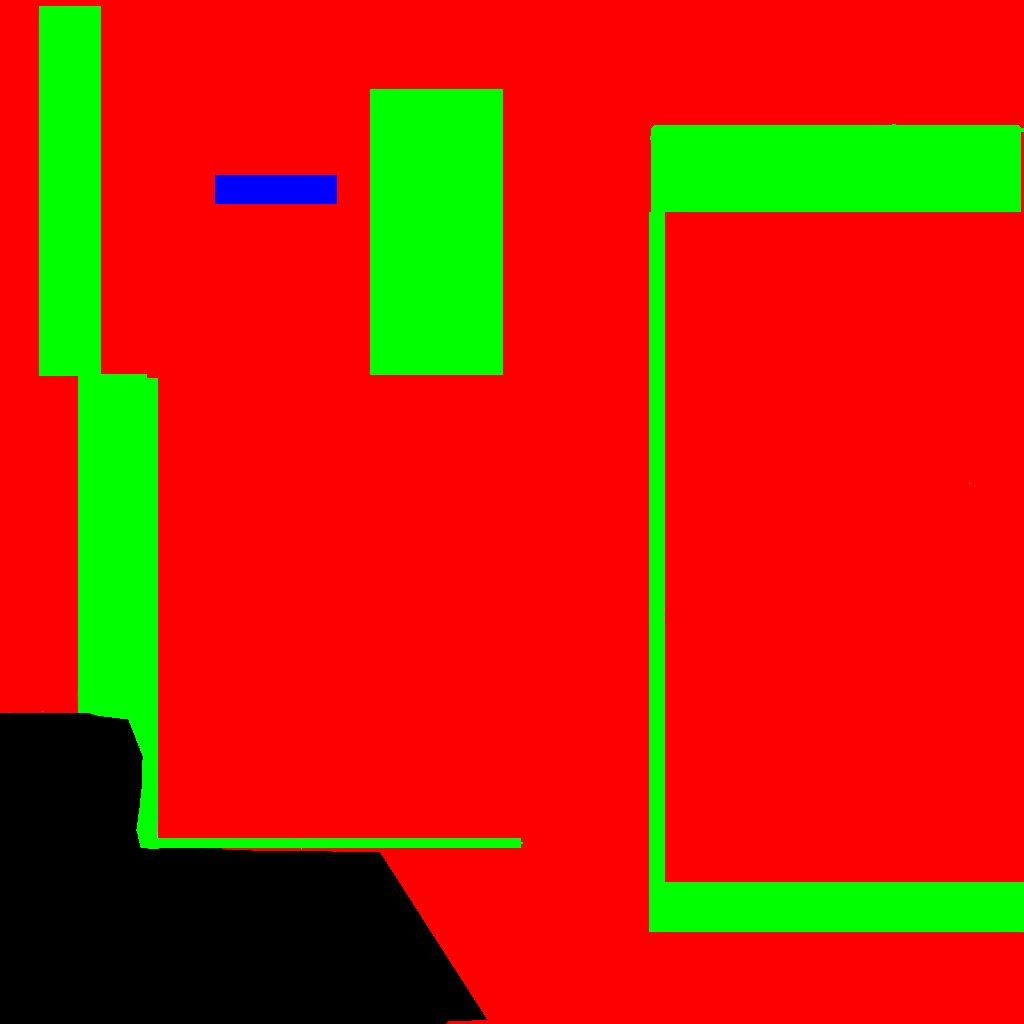
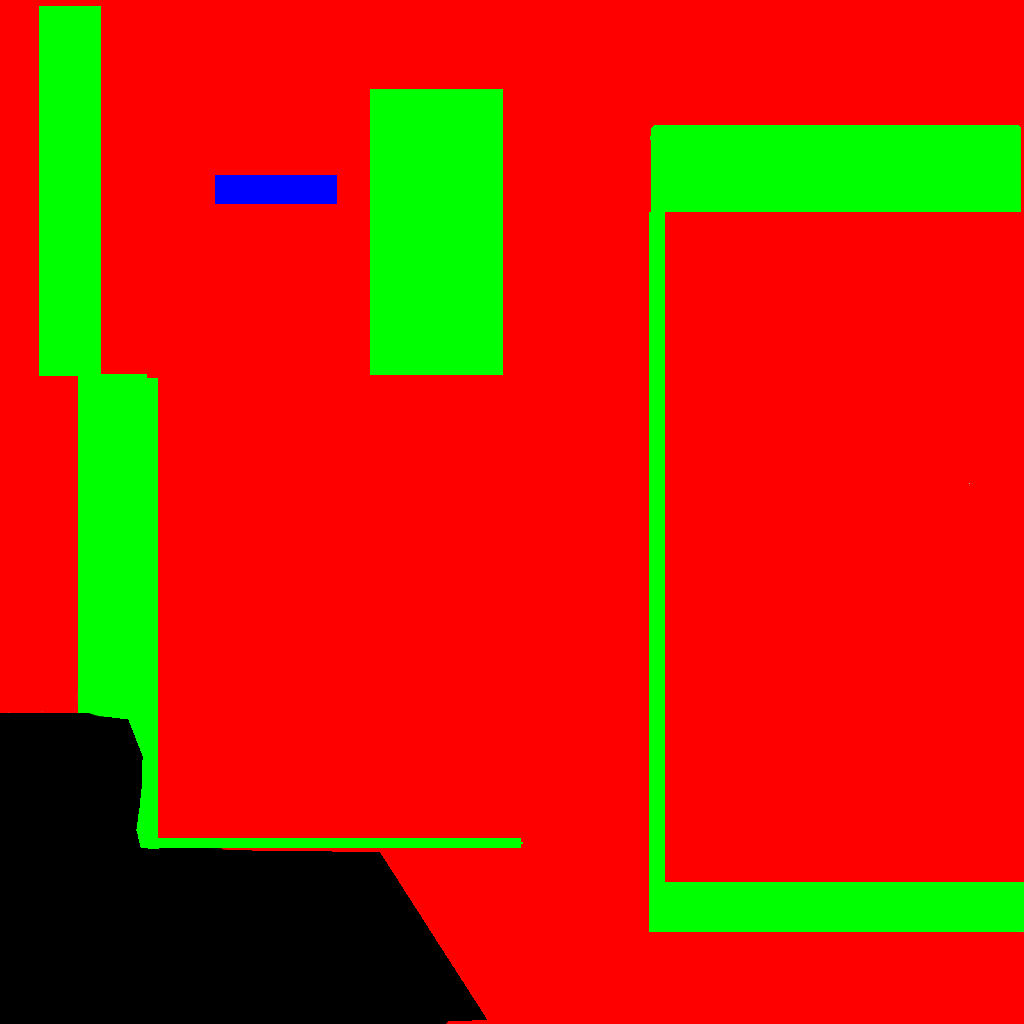
Layers edited between the first and the second 1024 x 1024 image:
painted on "Blue" over [157, 124, 1024, 849]
painted on "BLACK" over [197, 124, 896, 853]
painted on "Calque 2" over [301, 838, 304, 849]
